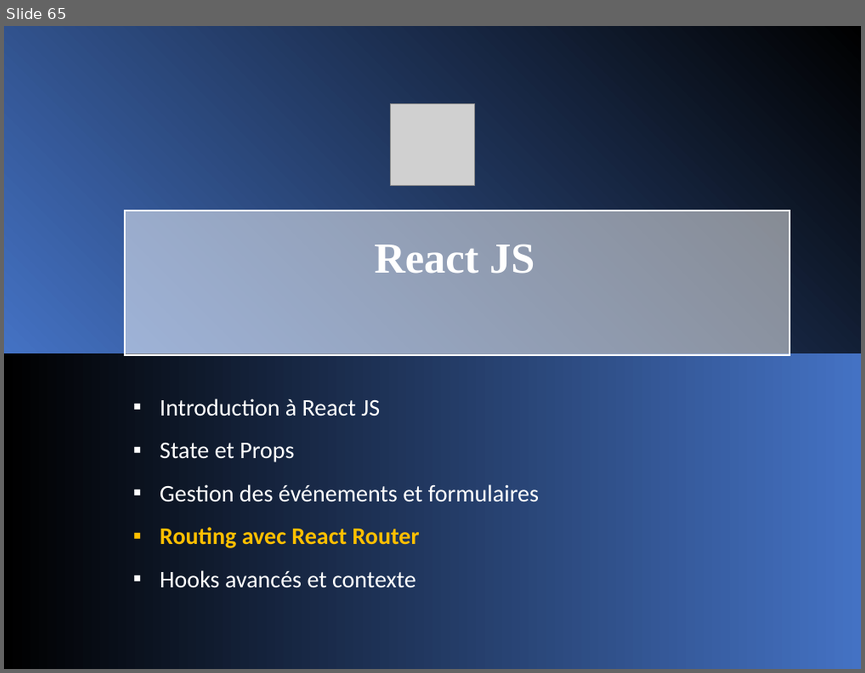
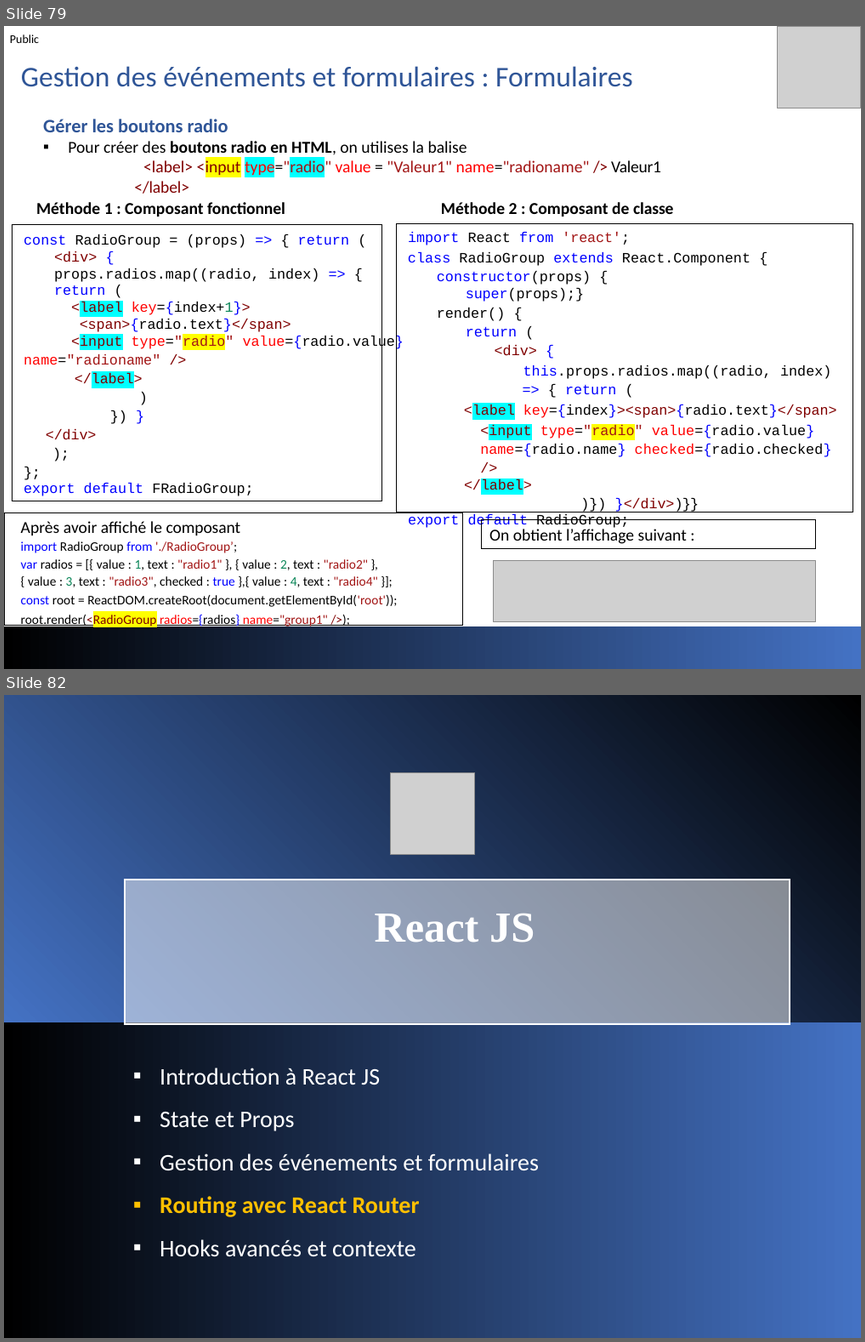
Before and after one commit to jeouit/REACT, a slide deck: Formation Front-V1-4.pptx. Shown one above the other, each under a label of ours: slide 65 before the commit, slides 79 and 82 after it; the slides between them are not shown. The pictures are 865x673 and 865x1342 pixels, drawn with LibreOffice and Linux fonts; fonts in the diff are those of the drawing; grey boxes stand for pictures. Boxes give left, top, right and bottom in pixels: in the first picture for what was removed or moved away, otherwise in the second. Text is boxed around its words. In the diff, an @@ line names an element or a change of style, - is before the commit and + after.

```diff
--- a/Formation Front-V1-4.pptx
+++ b/Formation Front-V1-4.pptx
@@ slide 79 added at [4, 26, 861, 669], background #FFFFFF @@
@@ text added at [10, 34, 39, 43], 10 pt, text #000000 @@
+Public
@@ picture added at [777, 26, 861, 108] @@
@@ text added at [21, 66, 632, 87], 24 pt, text #2F5597 @@
+Gestion des événements et formulaires : Formulaires
@@ text added at [43, 119, 661, 193], 14 pt, text #000000 @@
+Gérer les boutons radio
+  ▪ Pour créer des boutons radio en HTML, on utilises la balise
+  <label> <input type="radio" value = "Valeur1" name="radioname" /> Valeur1
+  </label>
@@ text added at [36, 202, 285, 216], 14 pt, text #000000, bold @@
+Méthode 1 : Composant fonctionnel
@@ text added at [441, 202, 674, 216], 14 pt, text #000000, bold @@
+Méthode 2 : Composant de classe
@@ rectangle added at [12, 225, 382, 500], outline #000000 0.75 pt, 12 pt, text #000000 @@
+const RadioGroup = (props) => { return (
+<div> {
+props.radios.map((radio, index) => {
+return (
+<label key={index+1}>
+<span>{radio.text}</span>
+<input type="radio" value={radio.value}
+name="radioname" />
+</label>
+)
+}) }
+</div>
+);
+};
+export default FRadioGroup;
@@ rectangle added at [397, 224, 852, 512], outline #000000 0.75 pt, 12 pt, text #000000 @@
+import React from 'react';
+class RadioGroup extends React.Component { constructor(props) {
+super(props);}
+render() {
+return (
+<div> {
+this.props.radios.map((radio, index) => { return (
+<label key={index}><span>{radio.text}</span>
+<input type="radio" value={radio.value} name={radio.name} checked={radio.checked} />
+</label>
+)}) }</div>)}}
+export default RadioGroup;
@@ rectangle added at [4, 513, 463, 626], outline #000000 0.75 pt, 11 pt, text #000000 @@
+Après avoir affiché le composant
+import RadioGroup from './RadioGroup’;
+var radios = [{ value : 1, text : "radio1" }, { value : 2, text : "radio2" },
+{ value : 3, text : "radio3", checked : true },{ value : 4, text : "radio4" }];
+const root = ReactDOM.createRoot(document.getElementById('root'));
+root.render(<RadioGroup radios={radios} name="group1" />);
@@ rectangle added at [481, 520, 816, 549], outline #000000 0.75 pt, 14 pt, text #000000 @@
+On obtient l’affichage suivant :
@@ picture added at [494, 560, 816, 622] @@
@@ rectangle added at [4, 627, 861, 669], fill gradient #000000 to #4472C4 @@
@@ what was slide 65 is now slide 82 @@
```
Also in this commit, not shown: 25 other slides added, 1 other file.
